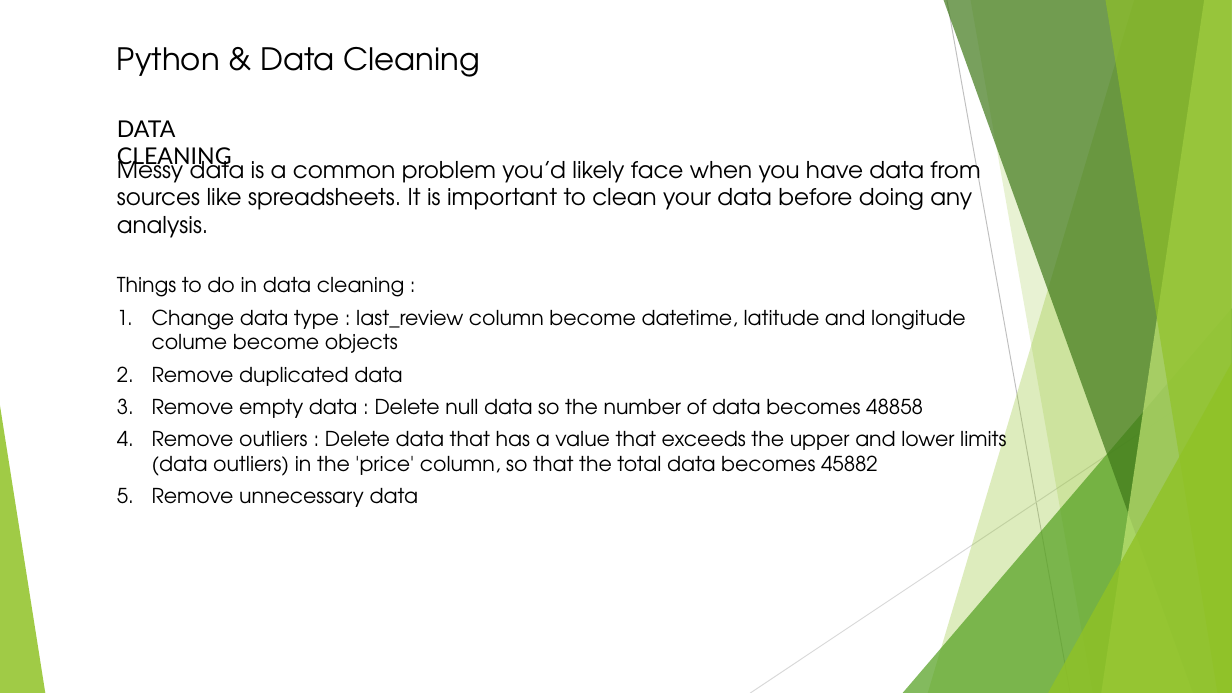
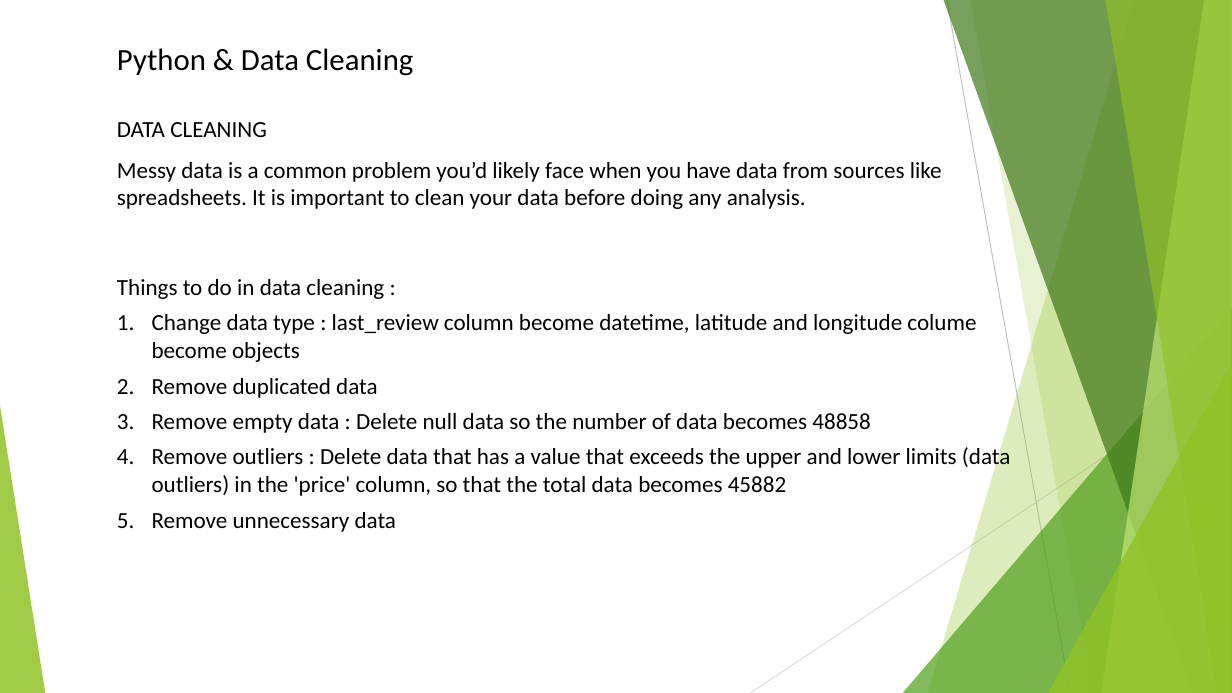
Before and after one commit to damalialutfiani/Assignment2-Data-Analytics-revou, a slide deck: slide 6 of ASSIGNMENT2.pptx. Drawn at 1232x693 pixels with LibreOffice and Linux fonts; fonts in the diff are those of the drawing. Boxes give left, top, right and bottom in pixels: in the first picture for what was removed or moved away, otherwise in the second. Text is boxed around its words. In the diff, an @@ line names an element or a change of style, - is before the commit and + after.

```diff
--- a/ASSIGNMENT2.pptx
+++ b/ASSIGNMENT2.pptx
@@ text "Python & Data Cleaning" at (117, 48, 413, 76): font TeX Gyre Adventor to Calibri @@
@@ text "DATA CLEANING" at (117, 122, 267, 137): font Lato to Calibri @@
@@ text "Messy data is a common ..." at (117, 162, 942, 209): font TeX Gyre Adventor to Calibri @@
@@ text "Things to do in data ..." at (117, 279, 1010, 532): size 16 to 18 pt, font TeX Gyre Adventor to Calibri @@
```
Also in this commit, not shown: 8 other slides changed.
